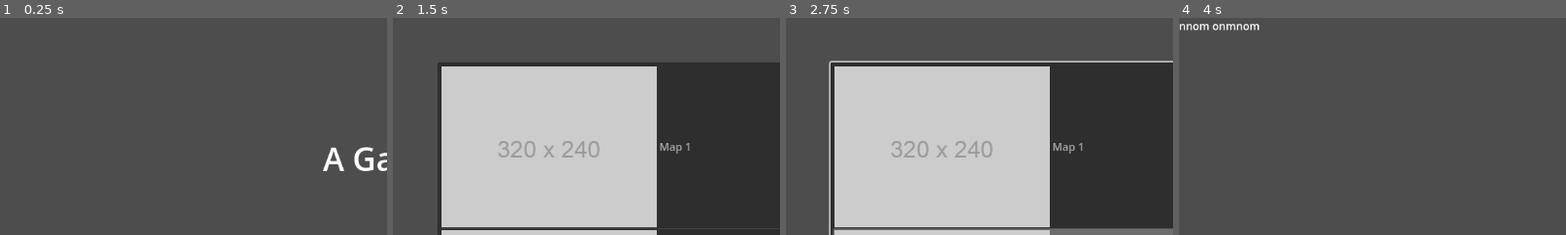
Above: before the commit, frames 1-4 (left to right).
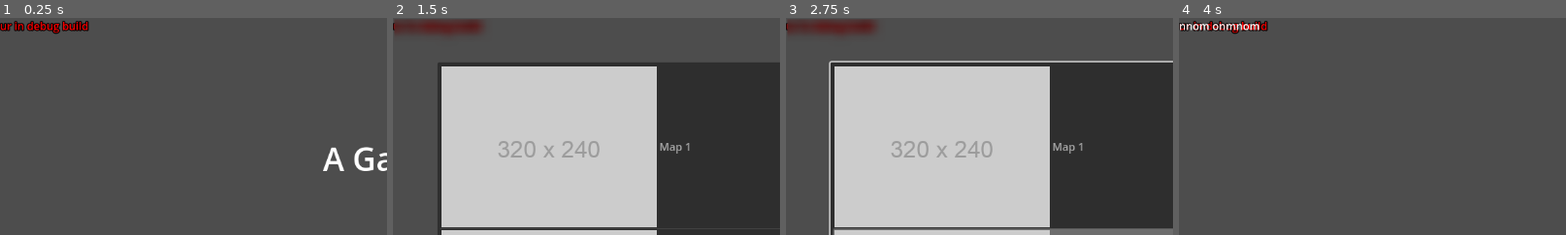
Above: after the commit, the same moments.

Repository: EpiclyRaspberry/a-game
Game: Godot game, scene res://main.tscn
Two runs of this game, one before a commit and one after it. Both use one fixed random seed, a clock stepped at 60 frames per second and the inputs below.
Inputs (mouse positions are % of the whole screen's width and height, from its top left):
- Up to frame 1 (0.25 s): no input
- Up to frame 2 (1.5 s): click "Play" at 0.5 s; tap Enter (ui_accept) at 1.25 s; move the mouse to (72, 45) at 1.27 s; hold D (right) from 1.28 s (still down); hold Ctrl (crouch) from 1.28 s (still down)
- Up to frame 3 (2.75 s): tap Enter (ui_accept) at 1.52, 2, 2.27 s; move the mouse to (30, 55) at 2.02 s; release D (right) at 2.03 s; release Ctrl (crouch) at 2.03 s; hold S (back) from 2.03 s (still down); click (30, 55) at 2.1 s
- Up to frame 4 (4 s): release S (back) at 2.75 s; click "Play [map]" at 2.75 s; tap Enter (ui_accept) at 3.5 s; move the mouse to (60, 28) at 3.52 s; hold D (right) from 3.53 s (still down); hold Ctrl (crouch) from 3.53 s (still down)
The pictures show only the part of the screen within x 0-50%, y 0-50%; the shares and areas given below are measured in that part.

The runs differ from the first frame. In frame 1, 0.9% of the frame differs, in the area x 0-24%, y 1-8%; in frame 2, 1.3%, in the area x 0-24%, y 0-8%; in frame 3, 1.3%; in frame 4, 0.7%.
Error in both runs: Cannot call method 'get_path' on a null value. (res://internal/mapselector.gd:22)

Commit message:
added alot of stuff and fixed alot of stuff

Diff:
--- a/internal/console/console.tscn
+++ b/internal/console/console.tscn
@@ -16,7 +16,6 @@
 
 [node name="console" type="Control"]
 process_mode = 3
-visible = false
 top_level = true
 z_index = 23
 layout_mode = 3
@@ -32,13 +31,15 @@
 visible = false
 
 [node name="base" type="ColorRect" parent="CanvasLayer"]
-anchors_preset = 15
-anchor_right = 1.0
-anchor_bottom = 1.0
-offset_left = 598.0
-offset_top = 14.0
-offset_right = -12.0
-offset_bottom = -245.0
+anchors_preset = -1
+anchor_left = 0.519
+anchor_top = 0.022
+anchor_right = 0.99
+anchor_bottom = 0.622
+offset_left = 0.111938
+offset_top = -0.256001
+offset_right = -0.480103
+offset_bottom = -0.0560303
 grow_horizontal = 2
 grow_vertical = 2
 color = Color(0, 0, 0, 0.698039)
@@ -104,13 +105,15 @@
 script = ExtResource("2_pu37d")
 
 [node name="base2" type="ColorRect" parent="CanvasLayer"]
-anchors_preset = 15
-anchor_right = 1.0
-anchor_bottom = 1.0
-offset_left = 303.0
-offset_top = 14.0
-offset_right = -562.0
-offset_bottom = -245.0
+anchors_preset = -1
+anchor_left = 0.263
+anchor_top = 0.022
+anchor_right = 0.512
+anchor_bottom = 0.622
+offset_left = 0.0239868
+offset_top = -0.256001
+offset_right = 0.175964
+offset_bottom = -0.0560303
 grow_horizontal = 2
 grow_vertical = 2
 color = Color(0, 0, 0, 0.698039)
--- /dev/null
+++ b/internal/indicator/debug/debug.gd
@@ -0,0 +1,5 @@
+extends Control
+
+func _ready():
+	if OS.is_debug_build():
+		visible = true
--- /dev/null
+++ b/internal/indicator/debug/debug.tscn
@@ -0,0 +1,28 @@
+[gd_scene load_steps=3 format=3 uid="uid://b1oyygl1vdtmd"]
+
+[ext_resource type="Script" path="res://internal/indicator/debug/debug.gd" id="1_6tvod"]
+
+[sub_resource type="LabelSettings" id="LabelSettings_xsmlj"]
+font_color = Color(1, 0, 0, 1)
+outline_size = 6
+outline_color = Color(0, 0, 0, 1)
+
+[node name="debug" type="Control"]
+visible = false
+layout_mode = 3
+anchors_preset = 15
+anchor_right = 1.0
+anchor_bottom = 1.0
+grow_horizontal = 2
+grow_vertical = 2
+script = ExtResource("1_6tvod")
+
+[node name="Label" type="Label" parent="."]
+layout_mode = 1
+anchors_preset = -1
+anchor_right = 0.115
+anchor_bottom = 0.04
+offset_right = -92.48
+offset_bottom = -2.92
+text = "ur in debug build"
+label_settings = SubResource("LabelSettings_xsmlj")
--- /dev/null
+++ b/internal/indicator/indicator.tscn
@@ -0,0 +1,14 @@
+[gd_scene load_steps=2 format=3 uid="uid://cxl3g4yl3fg3l"]
+
+[ext_resource type="PackedScene" uid="uid://b1oyygl1vdtmd" path="res://internal/indicator/debug/debug.tscn" id="1_j15wy"]
+
+[node name="indicator" type="Control"]
+layout_mode = 3
+anchors_preset = 15
+anchor_right = 1.0
+anchor_bottom = 1.0
+grow_horizontal = 2
+grow_vertical = 2
+
+[node name="debug" parent="." instance=ExtResource("1_j15wy")]
+layout_mode = 1
--- a/internal/mapselector.gd
+++ b/internal/mapselector.gd
@@ -21,7 +21,7 @@
 func _process(delta):
 	if not "PauseMenu" in get_node("/root/Gvars").names(str(get_tree().get_current_scene().get_path())):
 		if Input.is_action_just_pressed("ui_cancel"):
-			get_tree().change_scene_to_file("res://main.tscn")
+			visible = false
 
 
 func _on_map_list_item_clicked(index, at_position, mouse_button_index):
--- a/internal/pausemenu/main.gd
+++ b/internal/pausemenu/main.gd
@@ -7,24 +7,30 @@
 #	get_tree().get_current_scene().mouse_filter = Control.MOUSE_FILTER_IGNORE
 	if Input.is_action_just_pressed("ui_cancel"):
 		Input.set_mouse_mode(Input.MOUSE_MODE_VISIBLE)
-		if not str(get_tree().get_current_scene().get_path()) in notallowed:
-			if $CanvasLayer.visible == false:
-				AudioServer.set_bus_effect_enabled(0, 0, true)
-				get_tree().paused = true
-				$CanvasLayer.visible = true
-			else:
-				AudioServer.set_bus_effect_enabled(0, 0, false)
-				get_tree().paused = false
-				$CanvasLayer.visible = false
+		togglepausemenu()
 
+func togglepausemenu():
+	if not str(get_tree().get_current_scene().get_path()) in notallowed:
+		if $CanvasLayer.visible == false:
+			AudioServer.set_bus_effect_enabled(0, 0, true)
+			get_tree().paused = true
+			$CanvasLayer.visible = true
+		else:
+			AudioServer.set_bus_effect_enabled(0, 0, false)
+			get_tree().paused = false
+			$CanvasLayer.visible = false
 
 func toggleloadgame():
-	if loadgame == false:
+	if $CanvasLayer/mapselector.visible == false:
 		$CanvasLayer/mapselector.visible = true
-		loadgame = true
 	else:
 		$CanvasLayer/mapselector.visible = false
-		loadgame = false
+
+func togglesetting():
+	if $CanvasLayer/setting.visible == false:
+		$CanvasLayer/setting.visible = true
+	else:
+		$CanvasLayer/setting.visible = false
 
 
 func _on_loadgamebutton_pressed():
@@ -32,3 +38,20 @@
 
 func _on_loadmapclose_pressed():
 	toggleloadgame()
+
+
+func _on_settingbutton_pressed():
+	togglesetting()
+
+
+func _on_settingclose_pressed():
+	togglesetting()
+
+
+func _on_resumebutton_pressed():
+	togglepausemenu()
+
+
+func _on_quitbutton_pressed():
+	togglepausemenu()
+	Scenechanger.change_scene("res://main.tscn")
--- a/internal/pausemenu/main.tscn
+++ b/internal/pausemenu/main.tscn
@@ -1,7 +1,8 @@
-[gd_scene load_steps=4 format=3 uid="uid://du6otsitr4ryg"]
+[gd_scene load_steps=5 format=3 uid="uid://du6otsitr4ryg"]
 
 [ext_resource type="Script" path="res://internal/pausemenu/main.gd" id="1_rsxfe"]
 [ext_resource type="PackedScene" uid="uid://b1n7afr0tykjh" path="res://maps/mapselector.tscn" id="2_l5kkk"]
+[ext_resource type="PackedScene" uid="uid://bekauksakguwt" path="res://internal/setting/setting.tscn" id="3_cf4qq"]
 
 [sub_resource type="LabelSettings" id="LabelSettings_eq2ec"]
 font_size = 100
@@ -41,7 +42,7 @@
 text = "a-game"
 label_settings = SubResource("LabelSettings_eq2ec")
 
-[node name="Button" type="Button" parent="CanvasLayer"]
+[node name="resumebutton" type="Button" parent="CanvasLayer"]
 anchors_preset = -1
 anchor_left = 0.035
 anchor_top = 0.312
@@ -65,7 +66,7 @@
 offset_bottom = -4.15204
 text = "Load Game"
 
-[node name="Button3" type="Button" parent="CanvasLayer"]
+[node name="settingbutton" type="Button" parent="CanvasLayer"]
 anchors_preset = -1
 anchor_left = 0.034
 anchor_top = 0.653
@@ -77,7 +78,7 @@
 offset_bottom = -3.96002
 text = "Settings"
 
-[node name="Button4" type="Button" parent="CanvasLayer"]
+[node name="quitbutton" type="Button" parent="CanvasLayer"]
 anchors_preset = -1
 anchor_left = 0.033
 anchor_top = 0.823
@@ -105,5 +106,24 @@
 offset_bottom = 3.808
 text = "X"
 
+[node name="setting" parent="CanvasLayer" instance=ExtResource("3_cf4qq")]
+visible = false
+
+[node name="settingclose" type="Button" parent="CanvasLayer/setting"]
+anchors_preset = -1
+anchor_left = 0.944
+anchor_top = 0.023
+anchor_right = 0.977
+anchor_bottom = 0.079
+offset_left = -2.48804
+offset_top = 0.0959988
+offset_right = -0.504028
+offset_bottom = 3.808
+text = "X"
+
+[connection signal="pressed" from="CanvasLayer/resumebutton" to="." method="_on_resumebutton_pressed"]
 [connection signal="pressed" from="CanvasLayer/loadgamebutton" to="." method="_on_loadgamebutton_pressed"]
+[connection signal="pressed" from="CanvasLayer/settingbutton" to="." method="_on_settingbutton_pressed"]
+[connection signal="pressed" from="CanvasLayer/quitbutton" to="." method="_on_quitbutton_pressed"]
 [connection signal="pressed" from="CanvasLayer/mapselector/loadmapclose" to="." method="_on_loadmapclose_pressed"]
+[connection signal="pressed" from="CanvasLayer/setting/settingclose" to="." method="_on_settingclose_pressed"]
--- /dev/null
+++ b/internal/setting/setting.tscn
@@ -0,0 +1,102 @@
+[gd_scene load_steps=5 format=3 uid="uid://bekauksakguwt"]
+
+[ext_resource type="Shader" path="res://assets/shader/blur.gdshader" id="1_rm41k"]
+
+[sub_resource type="ShaderMaterial" id="ShaderMaterial_5p83d"]
+shader = ExtResource("1_rm41k")
+shader_parameter/amount = 1.292
+
+[sub_resource type="Theme" id="Theme_cx6i2"]
+
+[sub_resource type="LabelSettings" id="LabelSettings_vhdub"]
+font_size = 50
+
+[node name="setting" type="CanvasLayer"]
+
+[node name="ColorRect" type="ColorRect" parent="."]
+material = SubResource("ShaderMaterial_5p83d")
+anchors_preset = 15
+anchor_right = 1.0
+anchor_bottom = 1.0
+grow_horizontal = 2
+grow_vertical = 2
+
+[node name="base" type="ColorRect" parent="."]
+anchors_preset = -1
+anchor_left = 0.077
+anchor_top = 0.079
+anchor_right = 0.923
+anchor_bottom = 0.921
+offset_left = 0.29599
+offset_top = -0.192001
+offset_right = -0.296021
+offset_bottom = 0.191956
+grow_horizontal = 2
+grow_vertical = 2
+color = Color(0.564706, 0.564706, 0.564706, 0.341176)
+
+[node name="topbar" type="ColorRect" parent="base"]
+layout_mode = 1
+anchors_preset = -1
+anchor_right = 1.0
+anchor_bottom = 0.075
+offset_bottom = 0.0500031
+color = Color(0.654902, 0.654902, 0.654902, 1)
+
+[node name="ScrollContainer" type="ScrollContainer" parent="base/topbar"]
+layout_mode = 1
+anchors_preset = 15
+anchor_right = 1.0
+anchor_bottom = 1.0
+offset_right = -1.0
+grow_horizontal = 2
+grow_vertical = 2
+
+[node name="HBoxContainer" type="HBoxContainer" parent="base/topbar/ScrollContainer"]
+layout_mode = 2
+alignment = 1
+
+[node name="gameplay" type="Button" parent="base/topbar/ScrollContainer/HBoxContainer"]
+layout_mode = 2
+theme = SubResource("Theme_cx6i2")
+text = "Gameplay"
+flat = true
+
+[node name="audio" type="Button" parent="base/topbar/ScrollContainer/HBoxContainer"]
+layout_mode = 2
+theme = SubResource("Theme_cx6i2")
+text = "Audio"
+flat = true
+
+[node name="video" type="Button" parent="base/topbar/ScrollContainer/HBoxContainer"]
+layout_mode = 2
+theme = SubResource("Theme_cx6i2")
+text = "Video"
+flat = true
+
+[node name="accessibility" type="Button" parent="base/topbar/ScrollContainer/HBoxContainer"]
+layout_mode = 2
+theme = SubResource("Theme_cx6i2")
+text = "Accessibility"
+flat = true
+
+[node name="ScrollContainer" type="ScrollContainer" parent="base"]
+layout_mode = 1
+anchors_preset = -1
+anchor_top = 0.075
+anchor_right = 1.0
+anchor_bottom = 1.0
+offset_top = 0.0500031
+offset_bottom = 6.10352e-05
+grow_horizontal = 2
+grow_vertical = 2
+
+[node name="VBoxContainer" type="VBoxContainer" parent="base/ScrollContainer"]
+layout_mode = 2
+
+[node name="Title" type="Label" parent="base/ScrollContainer/VBoxContainer"]
+layout_mode = 2
+text = "Gameplay"
+label_settings = SubResource("LabelSettings_vhdub")
+horizontal_alignment = 1
+vertical_alignment = 1
--- a/project.godot
+++ b/project.godot
@@ -21,6 +21,7 @@
 Console="*res://internal/console/console.tscn"
 Scenechanger="*res://internal/scenechanger/scenechanger.tscn"
 Gvars="*res://internal/variable/gvars.tscn"
+Indicator="*res://internal/indicator/indicator.tscn"
 
 [input]
 
